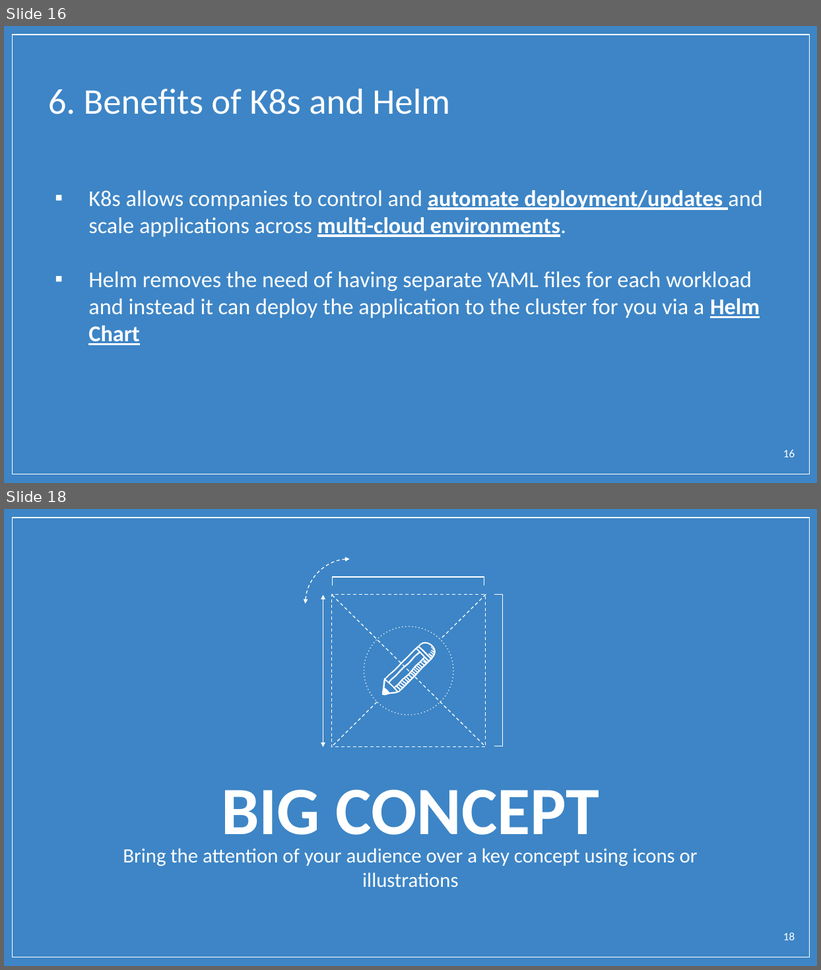
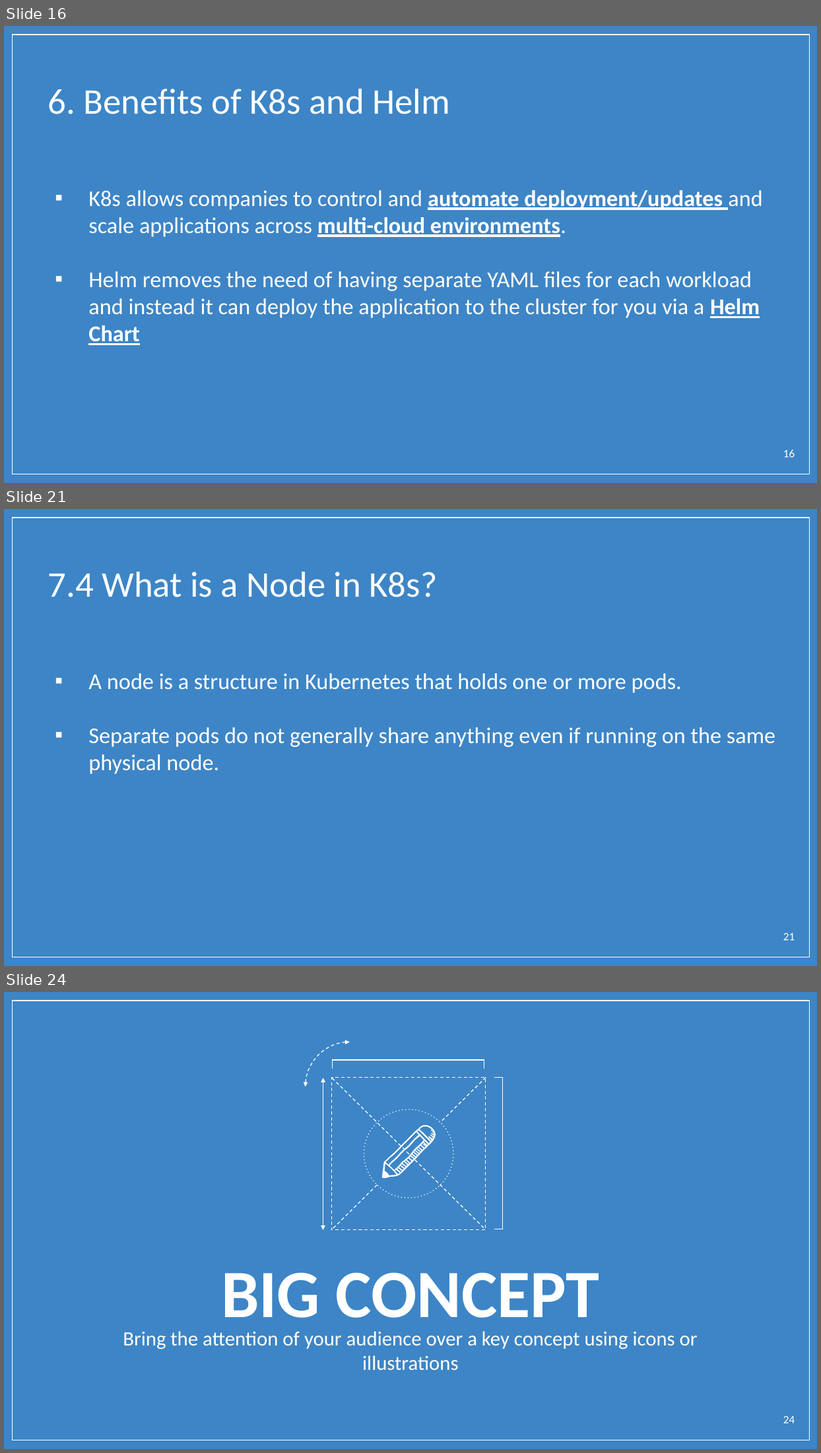
Before and after one commit to BrianChen0527/postgreSQL, a slide deck: ASUS_Docker_bootcamp/Docker Quiz.pptx. Shown one above the other, each under a label of ours: slides 16 and 18 before the commit, slides 16, 21 and 24 after it; the slides between them are not shown. The pictures are 821x970 and 821x1453 pixels, drawn with LibreOffice and Linux fonts; fonts in the diff are those of the drawing; background and template pictures are left out. Boxes give left, top, right and bottom in pixels: in the first picture for what was removed or moved away, otherwise in the second. Text is boxed around its words. In the diff, an @@ line names an element or a change of style, - is before the commit and + after.

```diff
--- a/ASUS_Docker_bootcamp/Docker Quiz.pptx
+++ b/ASUS_Docker_bootcamp/Docker Quiz.pptx
@@ slide 21 added at <box>4,509,817,966</box>, background picture (left out); not listed: 1 template element that a slide beside it also shows @@
@@ title added at <box>48,572,437,597</box>, 32 pt, text #FFFFFF @@
+7.4 What is a Node in K8s?
@@ text added at <box>88,673,776,774</box>, 20 pt, text #FFFFFF @@
+▪ A node is a structure in Kubernetes that holds one or more pods.
+▪ Separate pods do not generally share anything even if running on the same physical node.
@@ page number added at <box>783,933,795,941</box>, 10 pt, text #FFFFFF @@
+21
@@ what was slide 18 is now slide 24 @@
@@ page number at <box>783,1416,795,1424</box>: text changed @@
-18
+24
```
Also in this commit, not shown: 7 slides changed, 5 other slides added.
